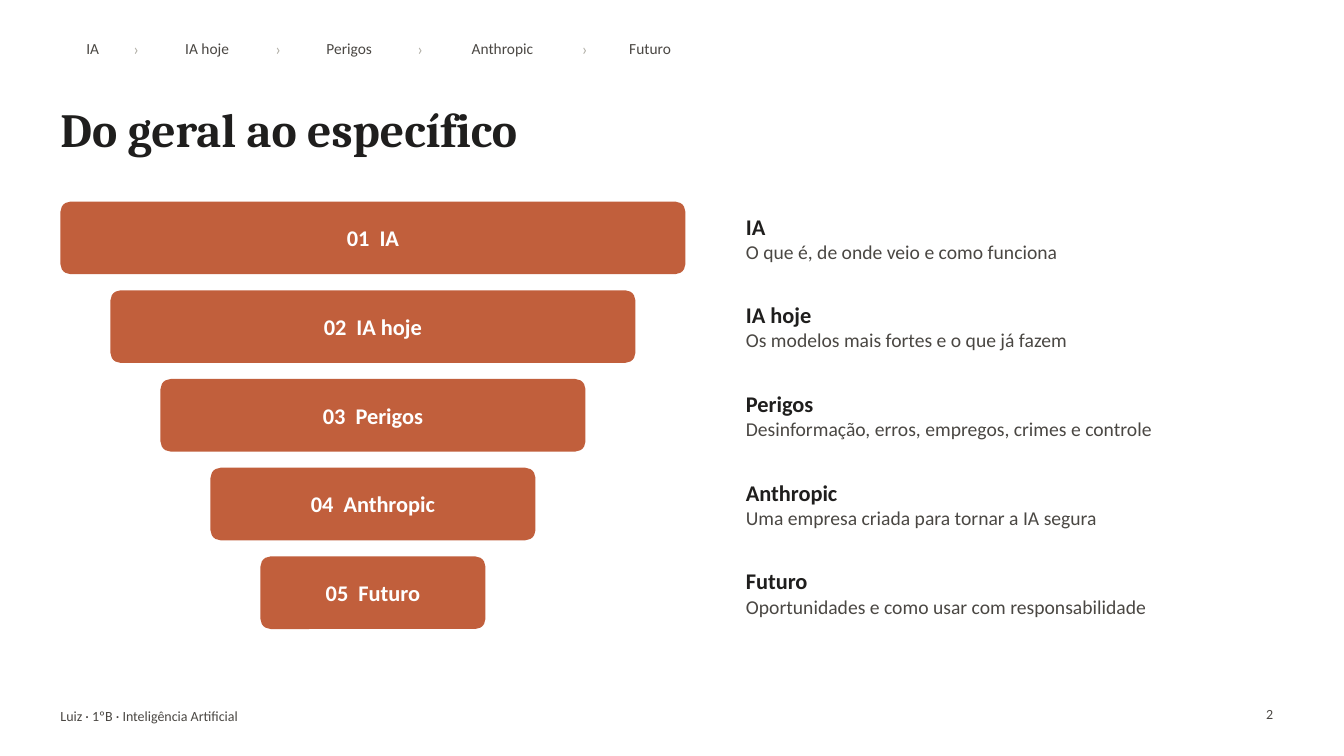
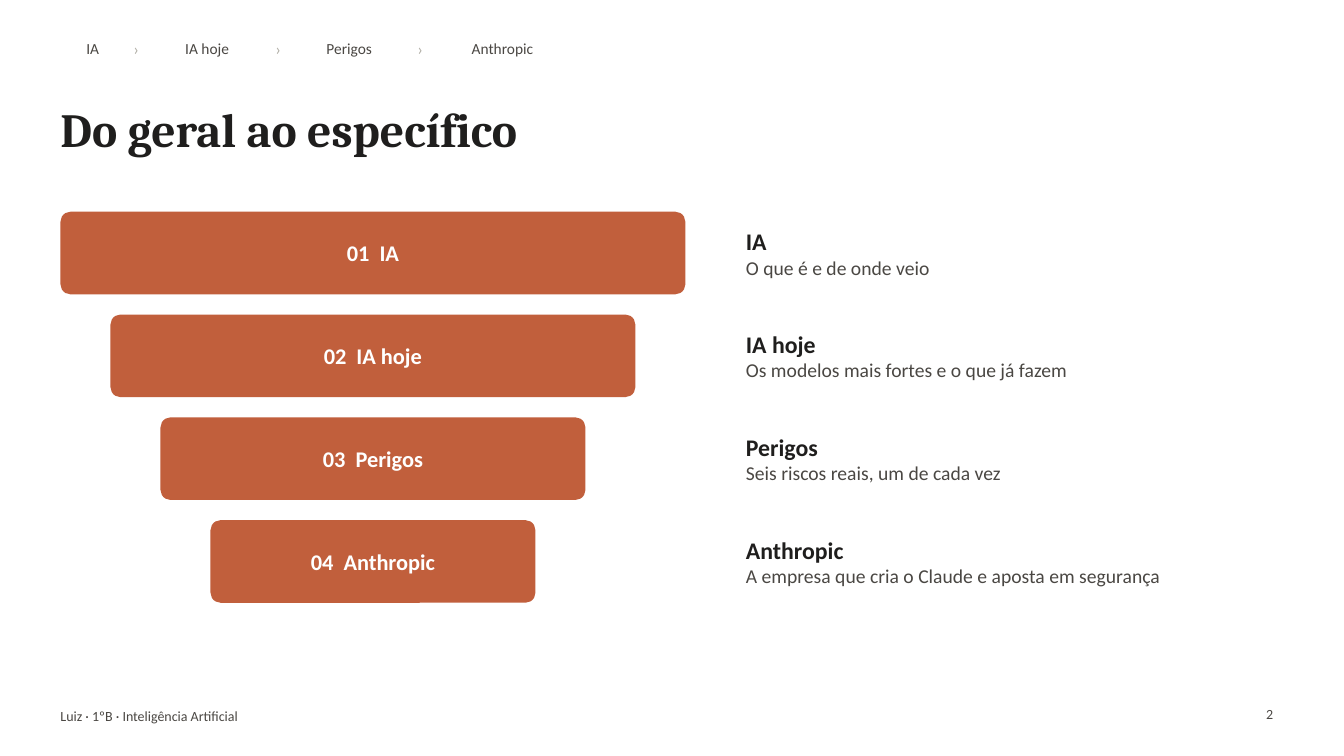
Before and after one commit to ArkhamKnight15/claude, a slide deck: slide 2 of apresentacao-ia/IA - Anthropic - Claude.pptx. Drawn at 1344x756 pixels with LibreOffice and Linux fonts; fonts in the diff are those of the drawing. Boxes give left, top, right and bottom in pixels: in the first picture for what was removed or moved away, otherwise in the second. Text is boxed around its words. In the diff, an @@ line names an element or a change of style, - is before the commit and + after.

```diff
--- a/apresentacao-ia/IA - Anthropic - Claude.pptx
+++ b/apresentacao-ia/IA - Anthropic - Claude.pptx
@@ text removed at [574, 32, 596, 65] @@
-›
@@ text removed at [629, 44, 671, 54] @@
-Futuro
@@ text "01 IA": place and size @@
-text "01 IA" at [347, 231, 399, 246]
+text "01 IA" at [347, 246, 399, 261]
@@ rounded rectangle added at [60, 212, 686, 294], fill #C15F3C @@
@@ text at [746, 234, 767, 250]: size 16 to 17 pt in "IA" @@
@@ text "IA": place and size @@
-text "IA" at [746, 220, 1057, 262]
+text "IA" at [746, 234, 929, 278]
@@ text at [746, 261, 929, 278]: text changed @@
-O que é, de onde veio e como funciona
+O que é e de onde veio
@@ text "02 IA hoje": place and size @@
-text "02 IA hoje" at [324, 319, 422, 339]
+text "02 IA hoje" at [324, 348, 422, 368]
@@ rounded rectangle: place and size @@
-rounded rectangle at [60, 202, 686, 274]
+rounded rectangle at [111, 315, 636, 397]
@@ text "IA hoje": place and size @@
-text "IA hoje" at [746, 307, 1067, 351]
+text "IA hoje" at [746, 336, 1067, 381]
@@ text at [746, 336, 816, 357]: size 16 to 17 pt in "IA hoje" @@
@@ text "03 Perigos": place and size @@
-text "03 Perigos" at [323, 408, 423, 428]
+text "03 Perigos" at [323, 451, 423, 471]
@@ rounded rectangle: place and size @@
-rounded rectangle at [111, 290, 636, 363]
+rounded rectangle at [160, 417, 586, 500]
@@ text removed at [746, 396, 1151, 440] @@
-Perigos
-Desinformação, erros, empregos, crimes e controle
@@ text added at [746, 439, 1001, 483], 14 pt, text #4A4743 @@
+Perigos
+Seis riscos reais, um de cada vez
@@ rounded rectangle removed at [211, 468, 535, 540] @@
@@ text removed at [746, 485, 1097, 529] @@
-Anthropic
-Uma empresa criada para tornar a IA segura
@@ proportions changed in 3 elements at [111, 315, 636, 397], [160, 417, 586, 500], [211, 520, 535, 603] @@
@@ text "04 Anthropic": place and size @@
-text "04 Anthropic" at [311, 496, 435, 516]
+text "04 Anthropic" at [311, 554, 435, 574]
@@ rounded rectangle: place and size @@
-rounded rectangle at [160, 379, 586, 452]
+rounded rectangle at [211, 520, 535, 603]
@@ rounded rectangle removed at [260, 557, 485, 629] @@
@@ text added at [746, 542, 1160, 587], 14 pt, text #4A4743 @@
+Anthropic
+A empresa que cria o Claude e aposta em segurança
@@ text removed at [326, 586, 420, 601] @@
-05 Futuro
@@ text removed at [746, 574, 1146, 617] @@
-Futuro
-Oportunidades e como usar com responsabilidade
```
Also in this commit, not shown: 10 other slides changed, 3 slides added, 3 slides removed, 2 other files.
